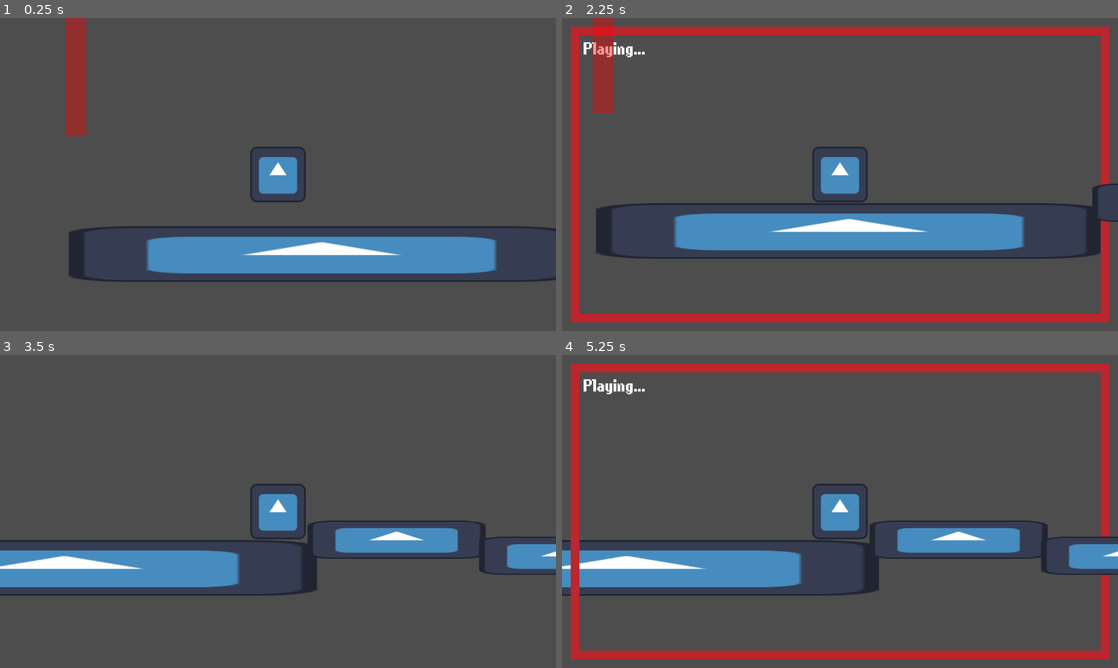
Above: before the commit, frames 1-4 (two rows, left to right).
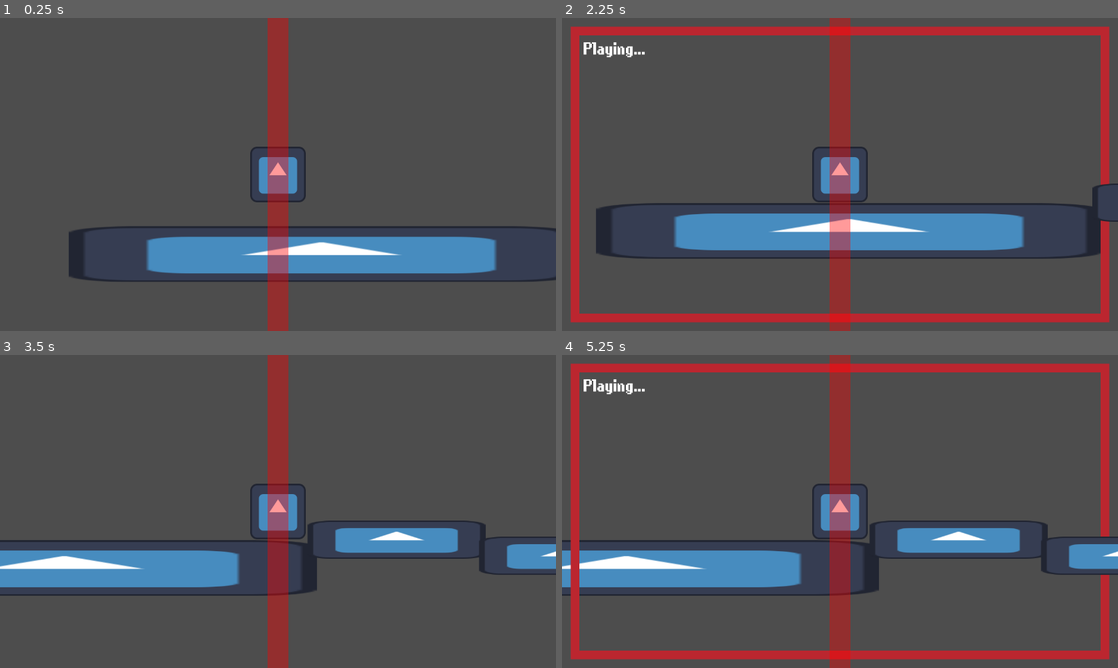
Above: after the commit, the same moments.

Repository: lucassillitoe/Steel_Jam_4_repo
Game: Godot game, scene res://Scenes/world.tscn
Same seed, same stepped clock (60 frames per second), same inputs: the game is played once before the commit and once after it. The engine's default icon, where the game draws it, is replaced by a stand-in: a white triangle on a blue panel in a dark square.
Inputs:
- Up to frame 1 (0.25 s): no input
- Up to frame 2 (2.25 s): tap Enter (Enter playback) at 0.5, 2 s; hold D (Right) 0.53-2.03 s; tap W (Jump) at 0.77, 1.52 s; tap Space at 1.25 s; hold A (Left) from 2.03 s (still down)
- Up to frame 3 (3.5 s): release A (Left) at 2.78 s; hold D (Right) from 2.78 s (still down); tap W (Jump) at 3.02 s
- Up to frame 4 (5.25 s): tap W (Jump) at 3.77, 4.52 s; tap Space at 4.25 s; release D (Right) at 4.28 s; hold A (Left) 4.28-5.03 s; tap Enter (Enter playback) at 5 s; hold D (Right) from 5.03 s (still down)

The runs differ from the first frame. In frame 1, 5.2% of the frame differs, in the area x 11-52%, y 0-100%; in frame 2, 4.9%; in frame 3, 3.8%; in frame 4, 3.8%.

Commit message:
Fixed player script referencing

Diff:
--- a/steel-jam-4/Scenes/Player.tscn
+++ b/steel-jam-4/Scenes/Player.tscn
@@ -3,6 +3,8 @@
 [ext_resource type="Script" path="res://Scripts/PlayerMovement.gd" id="1_kpjcp"]
 [ext_resource type="Texture2D" uid="uid://bstjl6eg77tw5" path="res://Assets/Icons/icon.svg" id="2_kne1u"]
 [ext_resource type="PackedScene" uid="uid://ufwv365gldxh" path="res://Scenes/Camera.tscn" id="3_gntrk"]
+[ext_resource type="Script" uid="uid://d0dc3jpk27em8" path="res://Scripts/ArrayInputGathering.gd" id="4_5ixxa"]
+[ext_resource type="PackedScene" uid="uid://depcrptedr4e8" path="res://Scenes/Scorer.tscn" id="5_nn08x"]
 
 [sub_resource type="SpriteFrames" id="SpriteFrames_e80uo"]
 animations = [{
@@ -30,3 +32,8 @@
 shape = SubResource("RectangleShape2D_cxr5p")
 
 [node name="Camera" parent="." unique_id=640432073 instance=ExtResource("3_gntrk")]
+
+[node name="Player input" type="Node" parent="." unique_id=965260646]
+script = ExtResource("4_5ixxa")
+
+[node name="Scorer" parent="." unique_id=1553671718 instance=ExtResource("5_nn08x")]
--- a/steel-jam-4/Scenes/Scorer.tscn
+++ b/steel-jam-4/Scenes/Scorer.tscn
@@ -1,6 +1,9 @@
 [gd_scene format=3 uid="uid://depcrptedr4e8"]
 
+[ext_resource type="Script" uid="uid://cxg247wgjm5k6" path="res://Scripts/Scorer.gd" id="1_qbqup"]
+
 [node name="Scorer" type="Node2D" unique_id=1553671718]
+script = ExtResource("1_qbqup")
 
 [node name="ColorRect" type="ColorRect" parent="." unique_id=920667146]
 offset_left = -24.0
--- a/steel-jam-4/Scenes/world.tscn
+++ b/steel-jam-4/Scenes/world.tscn
@@ -5,8 +5,6 @@
 [ext_resource type="PackedScene" uid="uid://b5txh8gsi65ks" path="res://Scenes/level_2.tscn" id="3_q2d71"]
 [ext_resource type="Texture2D" uid="uid://bstjl6eg77tw5" path="res://Assets/Icons/icon.svg" id="4_uo7di"]
 [ext_resource type="PackedScene" uid="uid://8n0qk2i80rta" path="res://Scenes/Player.tscn" id="5_kn06e"]
-[ext_resource type="Script" uid="uid://d0dc3jpk27em8" path="res://Scripts/ArrayInputGathering.gd" id="6_7yo87"]
-[ext_resource type="PackedScene" uid="uid://depcrptedr4e8" path="res://Scenes/Scorer.tscn" id="7_y7y61"]
 
 [sub_resource type="RectangleShape2D" id="RectangleShape2D_t07qy"]
 size = Vector2(1167, 129)
@@ -29,8 +27,3 @@
 
 [node name="Player" parent="." unique_id=1786778758 instance=ExtResource("5_kn06e")]
 position = Vector2(466, 443)
-
-[node name="Player input" type="Node" parent="." unique_id=1558028905]
-script = ExtResource("6_7yo87")
-
-[node name="Scorer" parent="." unique_id=1553671718 instance=ExtResource("7_y7y61")]
--- a/steel-jam-4/Scripts/ArrayInputGathering.gd
+++ b/steel-jam-4/Scripts/ArrayInputGathering.gd
@@ -14,7 +14,7 @@
 var playbackIndex = 0
 
 #Reference to the player
-@onready var player =  $"../Player"
+@onready var player =  $".."
 
 
 #calls every frame
--- a/steel-jam-4/Scripts/PlayerInputBasic.gd
+++ b/steel-jam-4/Scripts/PlayerInputBasic.gd
@@ -5,7 +5,7 @@
 @onready var currentState := state.INPUTTING
 
 #Reference to the player
-@onready var player =  $"../Player"
+@onready var player =  $".."
 
 
 
--- a/steel-jam-4/Scripts/Scorer.gd
+++ b/steel-jam-4/Scripts/Scorer.gd
@@ -1,6 +1,6 @@
 extends Node
 
-@onready var player =  $Player
+@onready var player =  $".."
 @onready var score = 0
 
 
@@ -11,5 +11,6 @@
 
 # Called every frame. 'delta' is the elapsed time since the previous frame.
 func _process(delta: float) -> void:
-	var playerPosition = player.transform.position
-	print(playerPosition)
+	pass
+	#var playerPosition = player.transform.position
+	#print(playerPosition)
--- a/steel-jam-4/Scripts/UIForPlaybackMode.gd
+++ b/steel-jam-4/Scripts/UIForPlaybackMode.gd
@@ -1,6 +1,6 @@
 extends Node
 
-@onready var playerInput =  $"../../../../Player input"
+@onready var playerInput =  $"../../../Player input"
 
 # Called when the node enters the scene tree for the first time.
 func _ready() -> void:
